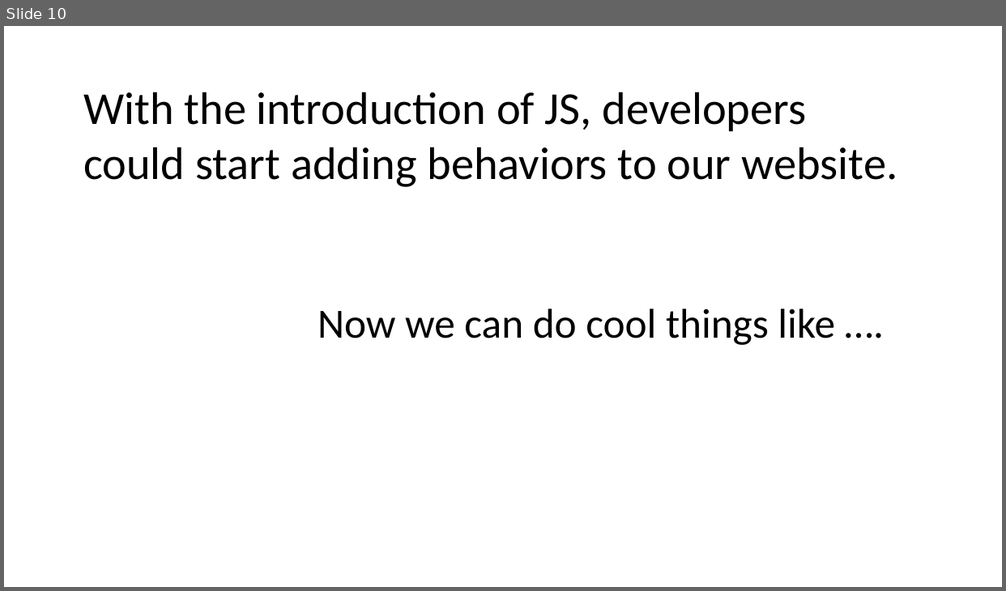
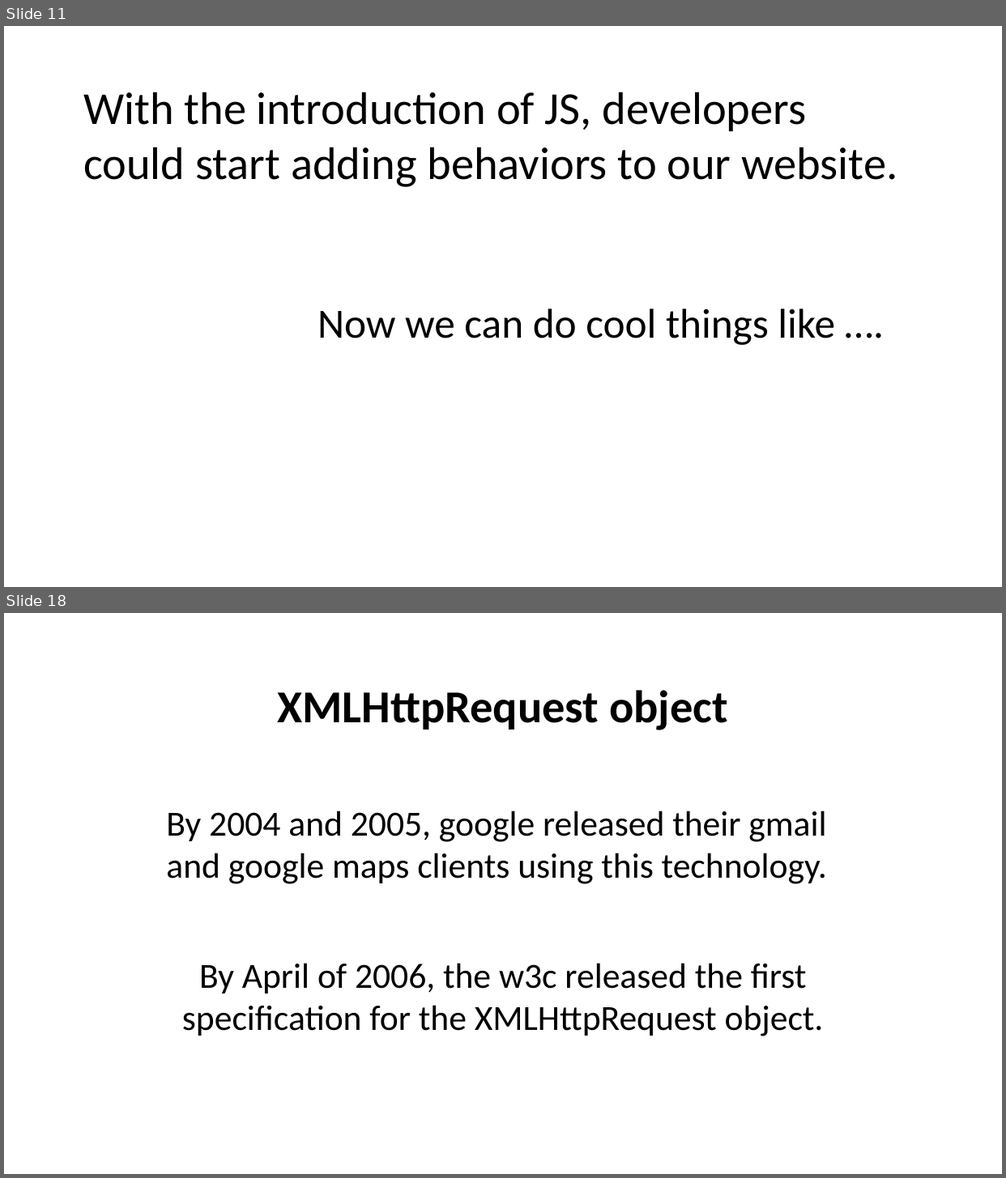
Before and after one commit to andrewsunglaekim/history-of-fefw, a slide deck: deck.pptx. Shown one above the other, each under a label of ours: slide 10 before the commit, slides 11 and 18 after it; the slides between them are not shown. The pictures are 1006x591 and 1006x1178 pixels, drawn with LibreOffice and Linux fonts; fonts in the diff are those of the drawing. Boxes give left, top, right and bottom in pixels: in the first picture for what was removed or moved away, otherwise in the second. Text is boxed around its words. In the diff, an @@ line names an element or a change of style, - is before the commit and + after.

```diff
--- a/deck.pptx
+++ b/deck.pptx
@@ slide 18 added at box(4, 613, 1002, 1174), background #FFFFFF @@
@@ title added at box(277, 690, 728, 730), 44 pt, text #000000, bold @@
+XMLHttpRequest object
@@ text added at box(166, 811, 827, 884), 34 pt, text #000000 @@
+By 2004 and 2005, google released their gmail and google maps clients using this technology.
@@ text added at box(182, 963, 824, 1037), 34 pt, text #000000 @@
+By April of 2006, the w3c released the first specification for the XMLHttpRequest object.
@@ what was slide 10 is now slide 11 @@
```
Also in this commit, not shown: 1 slide changed, 7 other slides added, 1 slide removed, 10 other files.
